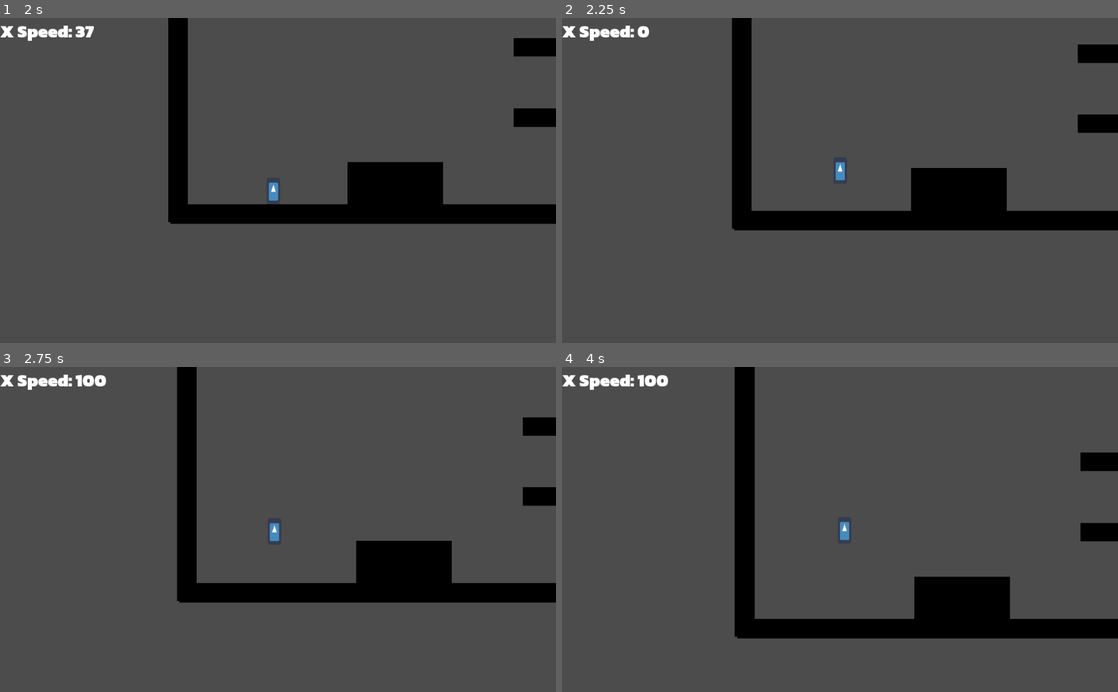
Above: before the commit, frames 1-4 (two rows, left to right).
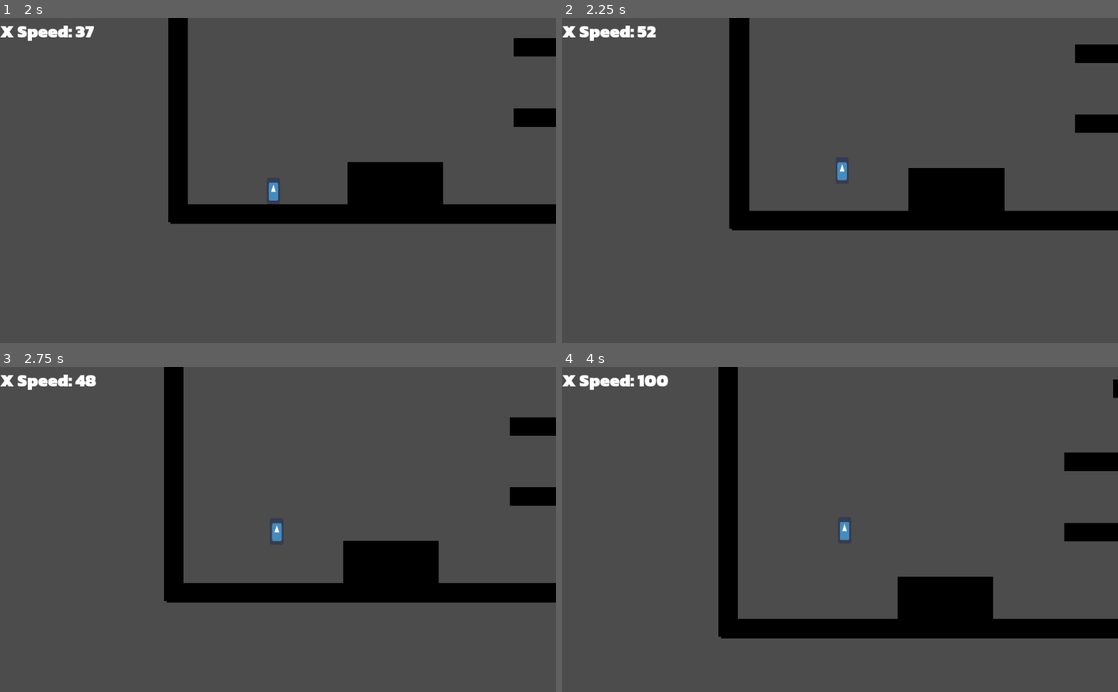
Above: after the commit, the same moments.

Repository: Project-Movement/Project-Movement
Game: Godot game, scene res://Scenes/PlayerTest.tscn
Same seed, same stepped clock (60 frames per second), same inputs: the game is played once before the commit and once after it. The engine's default icon, where the game draws it, is replaced by a stand-in: a white triangle on a blue panel in a dark square.
Inputs (mouse positions are in pixels of both pictures, inside the frame that each line leads up to):
- Up to frame 1 (2 s): move the mouse to (400, 164) at 0.52 s; hold Space (jump) 0.53-1.28 s; hold D (right) from 0.53 s (still down); move the mouse to (166, 196) at 1.27 s; tap Shift (dash) at 1.35 s; tap Space (jump) at 1.52, 1.55, 1.82 s
- Up to frame 2 (2.25 s): move the mouse to (895, 109) at 2.02 s; release D (right) at 2.03 s; hold A (left) from 2.03 s (still down); hold Space (jump) from 2.03 s (still down)
- Up to frame 3 (2.75 s): keep holding A (left); keep holding Space (jump)
- Up to frame 4 (4 s): move the mouse to (812, 594) at 2.77 s; release A (left) at 2.78 s; release Space (jump) at 2.78 s; hold D (right) from 2.78 s (still down); tap Shift (dash) at 2.85 s; tap Space (jump) at 3.02, 3.05, 3.32 s; move the mouse to (1006, 578) at 3.52 s; hold Space (jump) from 3.53 s (still down)

Frame 1 is identical in both runs. In frame 2, 1.0% of the frame differs, in the area x 13-93%, y 0-66%; in frame 3, 4.4%; in frame 4, 6.0%, in the area x 28-100%, y 0-84%.

Commit message:
make ground bounces fully preserve speed

Diff:
--- a/Scripts/PlayerController.gd
+++ b/Scripts/PlayerController.gd
@@ -21,8 +21,6 @@
 
 func _physics_process(delta):
 	player_move(delta)
-	apply_constant_forces(delta)
-	apply_frictions(delta)
 	last_tick_vel = move_and_slide(velocity, Vector2.UP)
 
 
@@ -35,7 +33,8 @@
 	var grounded = is_on_floor()
 
 	# if we don't bounce, accept the engine's default move and slide velocity change
-	if not do_any_bounce():
+	var bounced = do_any_bounce()
+	if not bounced:
 		velocity = last_tick_vel
 
 	# handle jump and double jump (midair jump)
@@ -56,7 +55,7 @@
 
 
 	# grounded character movement
-	if grounded:
+	if grounded and not bounced:
 		has_double_jump = true  # refresh double jump
 		if Input.is_action_pressed("right"):
 			velocity.x += h_accel_ground * delta
@@ -76,11 +75,15 @@
 
 		velocity += diff * dash_magnitude
 
+	# do other movement kinematics calculations
+	apply_constant_forces(delta)  # like gravity
+	apply_frictions(delta, bounced)  # and friction
+
 
 func do_any_bounce() -> bool:
 	var has_bounced = false
 	# handle bouncing off walls, jump up, perfect reflection of x vel
-	if is_on_wall() and Input.is_action_pressed("jump") and abs(velocity.x) > max_grounded_speed * 1.2:
+	if is_on_wall() and Input.is_action_pressed("jump") and abs(velocity.x) > walljump_speed:
 		velocity.x = -velocity.x
 		# velocity.y = -jump_vel
 		has_bounced = true
@@ -93,8 +96,8 @@
 	return has_bounced
 
 
-func apply_frictions(delta):
-	if is_on_floor():
+func apply_frictions(delta, bounced):
+	if is_on_floor() and not bounced:  # don't slow down if bounced (bhopped)
 		# apply grounded friction - force opposite direction of motion
 		var friction = ground_friction if abs(velocity.x) <= max_grounded_speed else exceeding_ground_friction
 		if velocity.x > 0:
